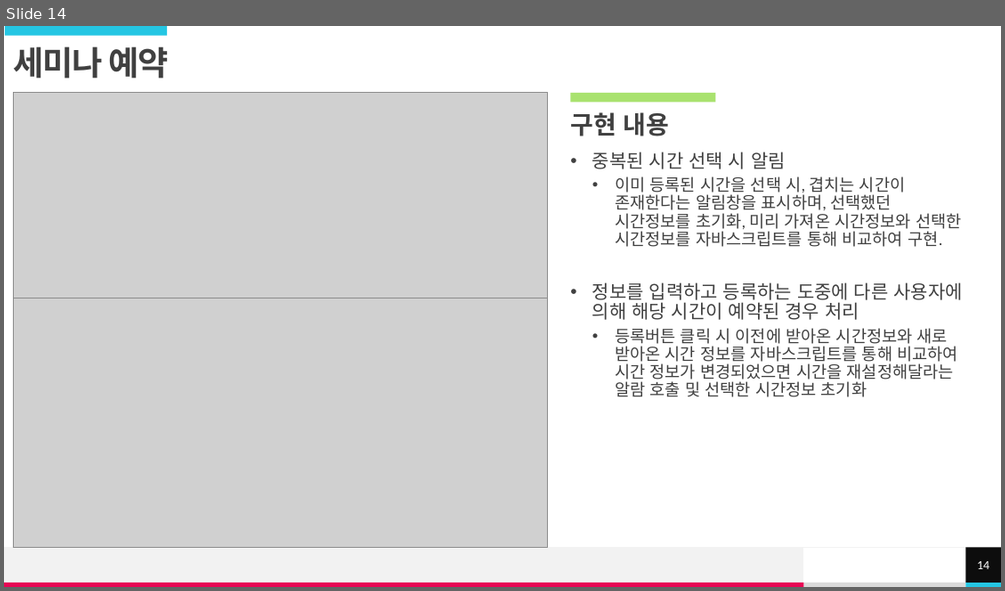
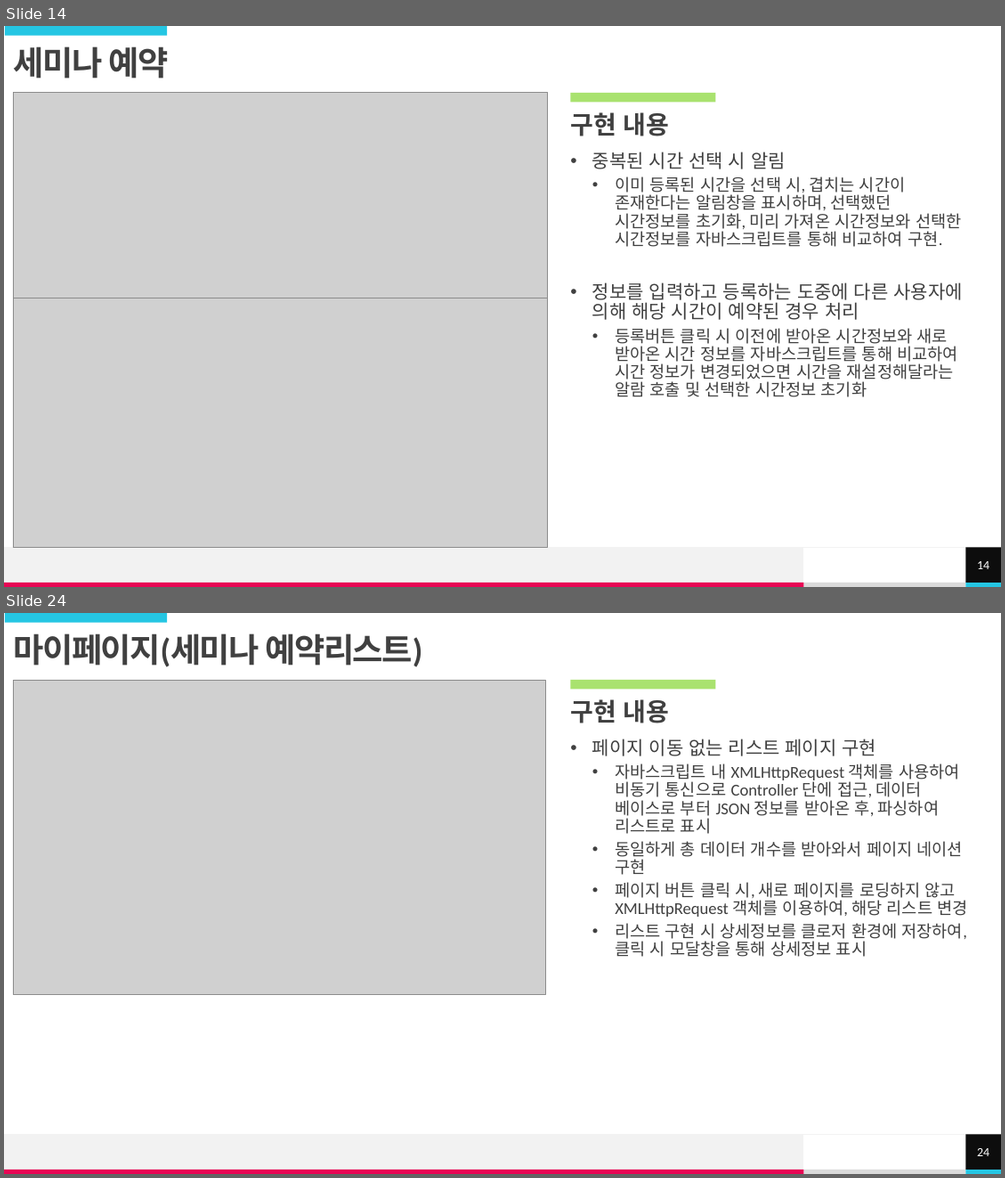
Before and after one commit to hhsw07/ezen-academy-projects, a slide deck: 이형준/my/E-zone.pptx. Shown one above the other, each under a label of ours: slide 14 before the commit, slides 14 and 24 after it; the slides between them are not shown. The pictures are 1005x591 and 1005x1178 pixels, drawn with LibreOffice and Linux fonts; fonts in the diff are those of the drawing; grey boxes stand for pictures. Boxes give left, top, right and bottom in pixels: in the first picture for what was removed or moved away, otherwise in the second. Text is boxed around its words. In the diff, an @@ line names an element or a change of style, - is before the commit and + after.

```diff
--- a/이형준/my/E-zone.pptx
+++ b/이형준/my/E-zone.pptx
@@ slide 24 added at box(4, 613, 1001, 1174), background #FFFFFF; not listed: 5 template elements that a slide beside it also shows @@
@@ rectangle added at box(5, 613, 167, 623), fill #25C6E3 @@
@@ title added at box(14, 633, 423, 667), 32 pt, text #404040, bold @@
+마이페이지(세미나 예약리스트)
@@ picture added at box(14, 680, 546, 995) @@
@@ rectangle added at box(571, 680, 716, 690), fill #A9E26F @@
@@ text added at box(570, 699, 670, 723), 24 pt, text #404040, bold @@
+구현 내용
@@ text added at box(592, 738, 967, 957), 16 pt, text #404040 @@
+• 페이지 이동 없는 리스트 페이지 구현
+  • 자바스크립트 내 XMLHttpRequest 객체를 사용하여 비동기 통신으로 Controller 단에 접근, 데이터 베이스로 부터 JSON 정보를 받아온 후, 파싱하여 리스트로 표시
+  • 동일하게 총 데이터 개수를 받아와서 페이지 네이션 구현
+  • 페이지 버튼 클릭 시, 새로 페이지를 로딩하지 않고 XMLHttpRequest 객체를 이용하여, 해당 리스트 변경
+  • 리스트 구현 시 상세정보를 클로저 환경에 저장하여, 클릭 시 모달창을 통해 상세정보 표시
@@ page number added at box(966, 1135, 1001, 1169), fill #0D0D0D, 12 pt, text #FFFFFF @@
+24
```
Also in this commit, not shown: 1 slide changed, 13 other slides added, 1 other file.
